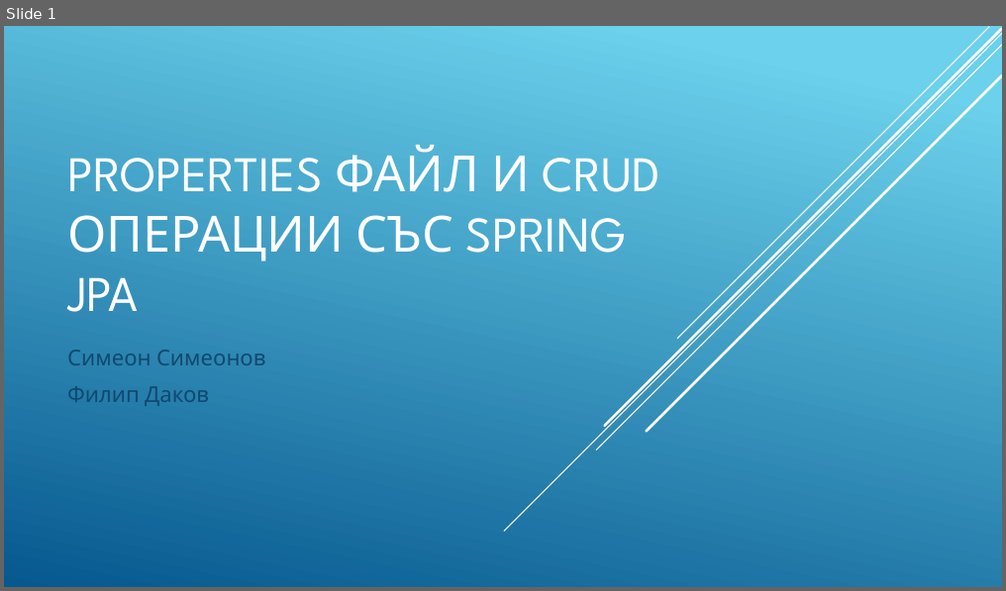
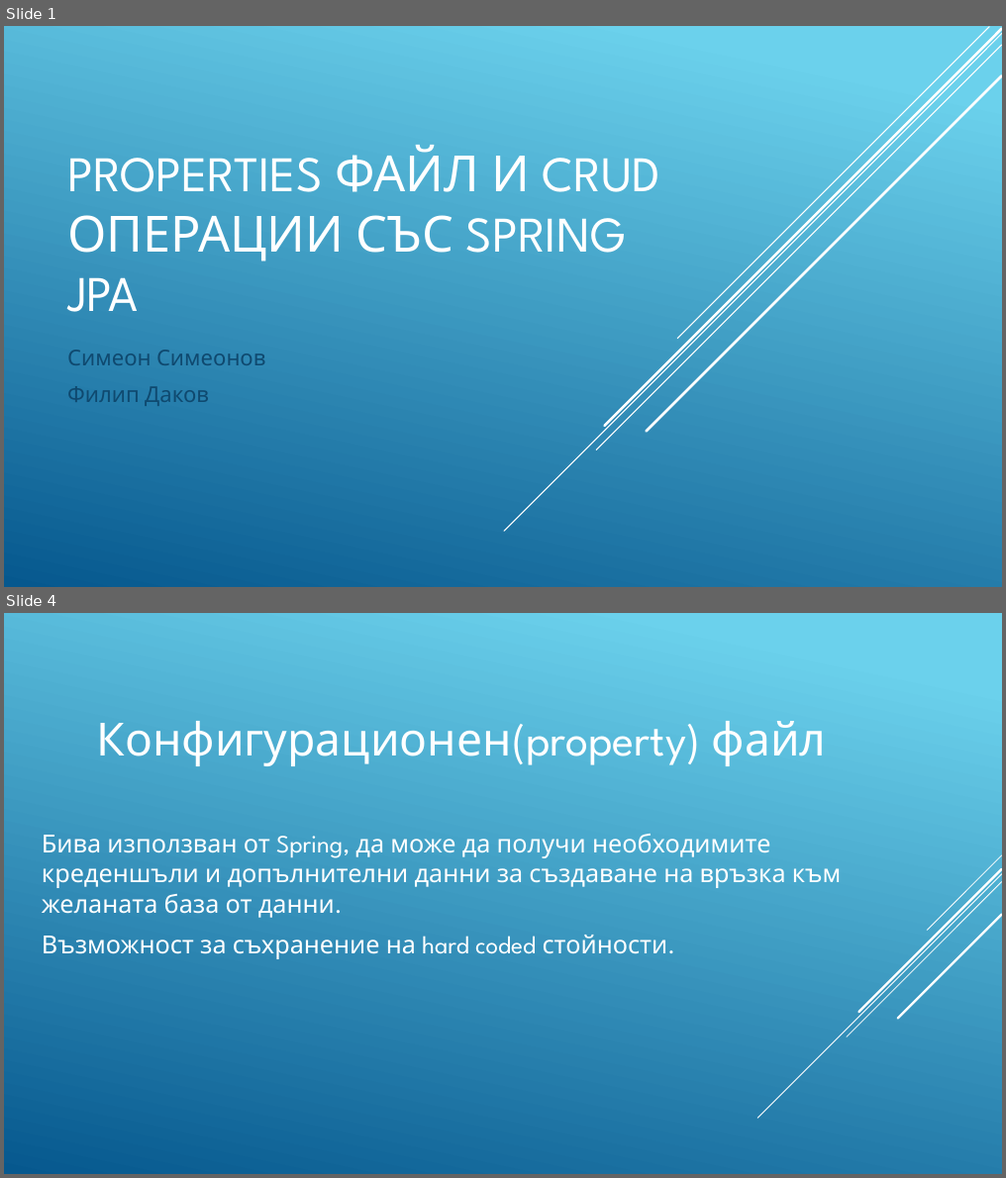
Before and after one commit to nikolar21/modern-java-technologies, a slide deck: PropertiesFile-CRUD.pptx. Shown one above the other, each under a label of ours: slide 1 before the commit, slides 1 and 4 after it; the slides between them are not shown. The pictures are 1006x591 and 1006x1178 pixels, drawn with LibreOffice and Linux fonts; fonts in the diff are those of the drawing. Boxes give left, top, right and bottom in pixels: in the first picture for what was removed or moved away, otherwise in the second. Text is boxed around its words. In the diff, an @@ line names an element or a change of style, - is before the commit and + after.

```diff
--- a/PropertiesFile-CRUD.pptx
+++ b/PropertiesFile-CRUD.pptx
@@ slide 4 added at box(4, 613, 1002, 1174), background gradient #6ED2EB to #06588E @@
@@ text added at box(97, 721, 827, 766), 44 pt, text #FFFFFF @@
+Конфигурационен(property) файл
@@ text added at box(42, 834, 842, 959), 24 pt, text #FFFFFF @@
+Бива използван от Spring, да може да получи необходимите креденшъли и допълнителни данни за създаване на връзка към желаната база от данни.
+Възможност за съхранение на hard coded стойности.
@@ group added at box(757, 856, 1002, 1118): 5 lines @@
```
Also in this commit, not shown: 4 other slides added, 2 other files.
